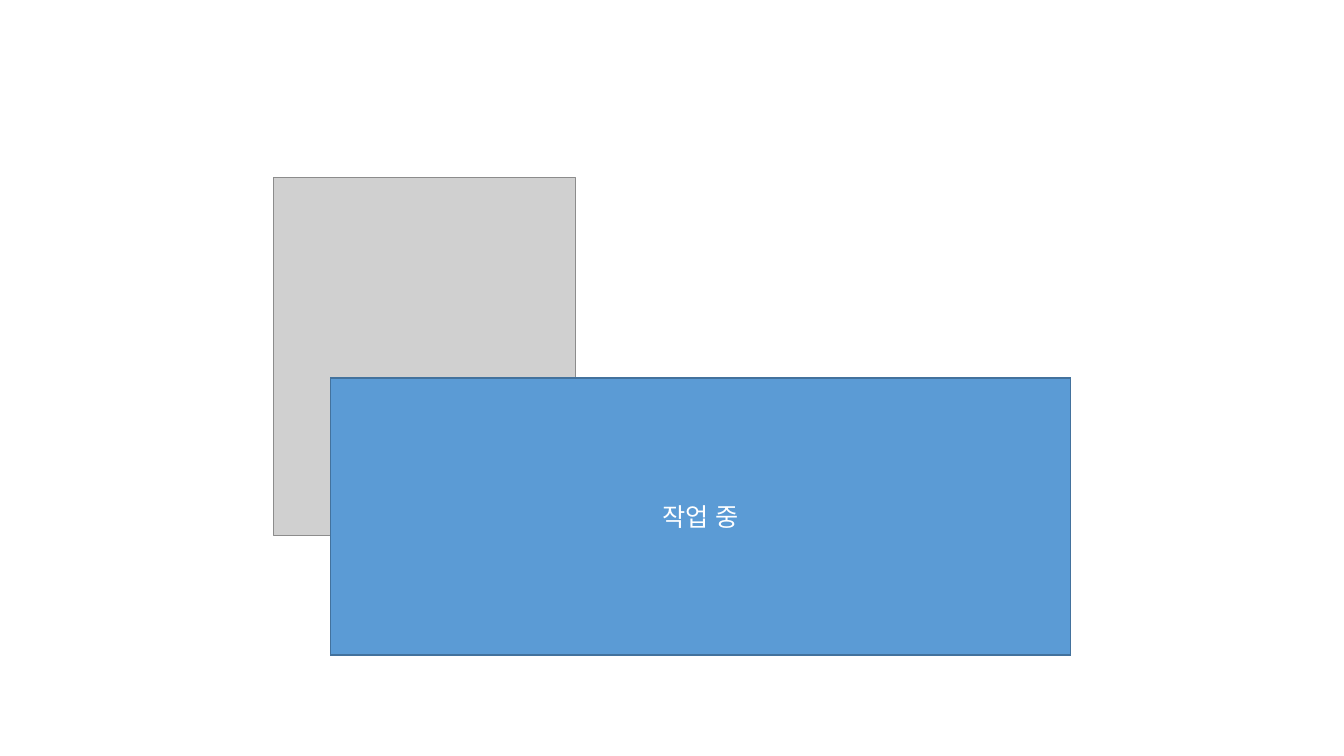
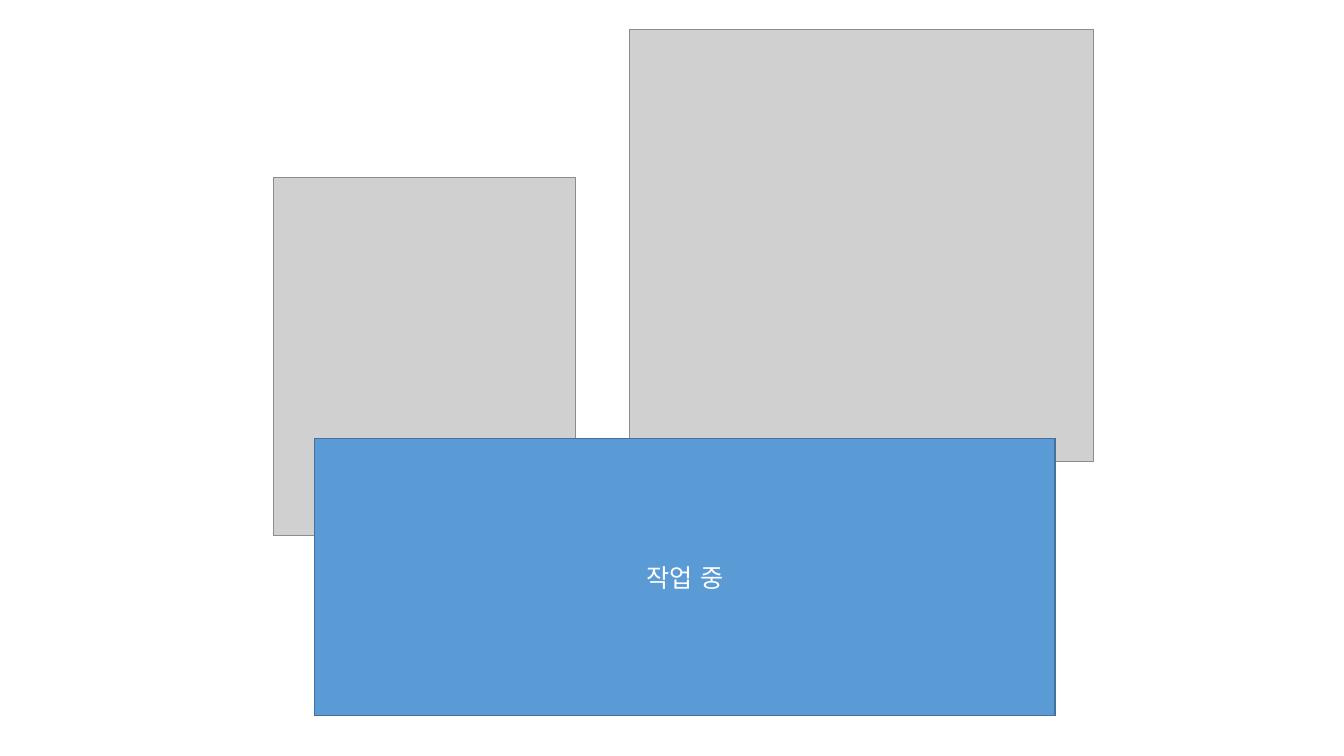
Before and after one commit to jeoungGyy/sejong, a slide deck: slide 6 of ppt/05-18.pptx. Drawn at 1344x756 pixels with LibreOffice and Linux fonts; fonts in the diff are those of the drawing; grey boxes stand for pictures. Boxes give left, top, right and bottom in pixels: in the first picture for what was removed or moved away, otherwise in the second. Text is boxed around its words. In the diff, an @@ line names an element or a change of style, - is before the commit and + after.

```diff
--- a/ppt/05-18.pptx
+++ b/ppt/05-18.pptx
@@ picture added at [629, 30, 1093, 462] @@
@@ rectangle "작업 중": place and size @@
-rectangle "작업 중" at [331, 378, 1072, 655]
+rectangle "작업 중" at [315, 439, 1056, 716]
```
Also in this commit, not shown: 1 other slide changed, 2 other files.
